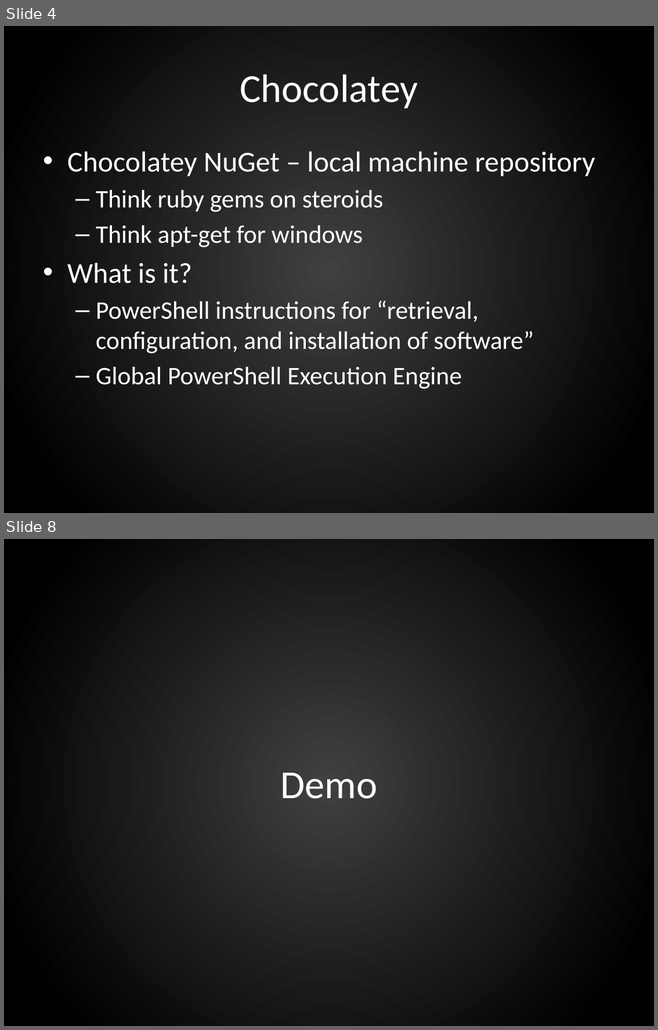
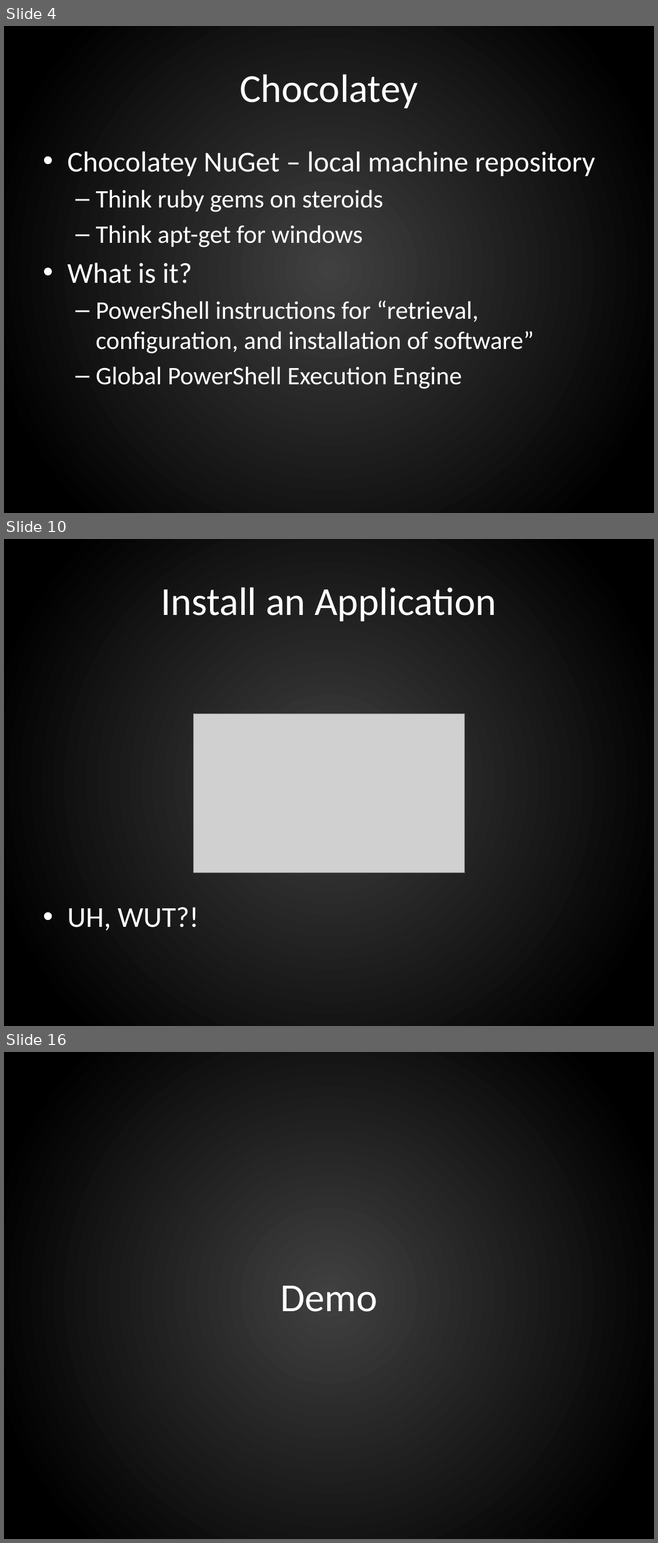
Before and after one commit to ferventcoder/presentations, a slide deck: windows/chocolatey/chocolatey.pptx. Shown one above the other, each under a label of ours: slides 4 and 8 before the commit, slides 4, 10 and 16 after it; the slides between them are not shown. The pictures are 658x1030 and 658x1543 pixels, drawn with LibreOffice and Linux fonts; fonts in the diff are those of the drawing; grey boxes stand for pictures; background and template pictures are left out. Boxes give left, top, right and bottom in pixels: in the first picture for what was removed or moved away, otherwise in the second. Text is boxed around its words. In the diff, an @@ line names an element or a change of style, - is before the commit and + after.

```diff
--- a/windows/chocolatey/chocolatey.pptx
+++ b/windows/chocolatey/chocolatey.pptx
@@ slide 10 added at [4,539,654,1026], background gradient #404040 to #000000 @@
@@ title added at [161,587,496,621], 44 pt, text #FFFFFF @@
+Install an Application
@@ picture added at [194,714,465,873] @@
@@ text added at [67,907,199,931], 32 pt, text #FFFFFF @@
+• UH, WUT?!
@@ what was slide 8 is now slide 16 @@
```
Also in this commit, not shown: 4 slides changed, 16 other slides added, 2 slides removed.
